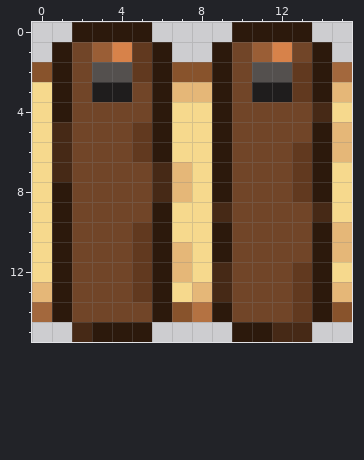
Pixel-art file -- Assets/GAME/Arte/Tilesets/Tiles/alfombra/plataforma.aseprite. Above: the version before the commit.
16x16 pixels, 1 frame. Colours within 5 levels of each other are drawn and written as one.
The same view after the edit:
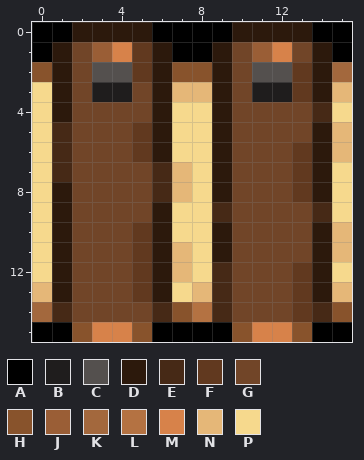
Palette (. is transparent): A #000000  B #1f1d1d  C #54504e  D #2c190c  E #462916  F #61391f  G #714528  H #88532c  J #9a5e36  K #a3683d  L #b47242  M #d7824a  N #e5b778  P #f6d98d
What changed:
Layer "Layer 2 #2":
The edit adds colour A in row 0 at x 0 to 1, 6 to 9 and 14 to 15; in row 1 at x 0, 7 to 8 and 15; in row 15 at x 0 to 1, 6 to 9 and 14 to 15.
Colour D gives way to colour E in row 14 at x 1, 6, 9 and 14.
Colour D gives way to colour H in row 15 at x 5 and 10.
Colour E gives way to colour H in row 15 at x 2 and 13.
Colour D gives way to colour M in row 15 at x 3 to 4 and 11.
Colour E gives way to colour M in row 15 at x 12.
